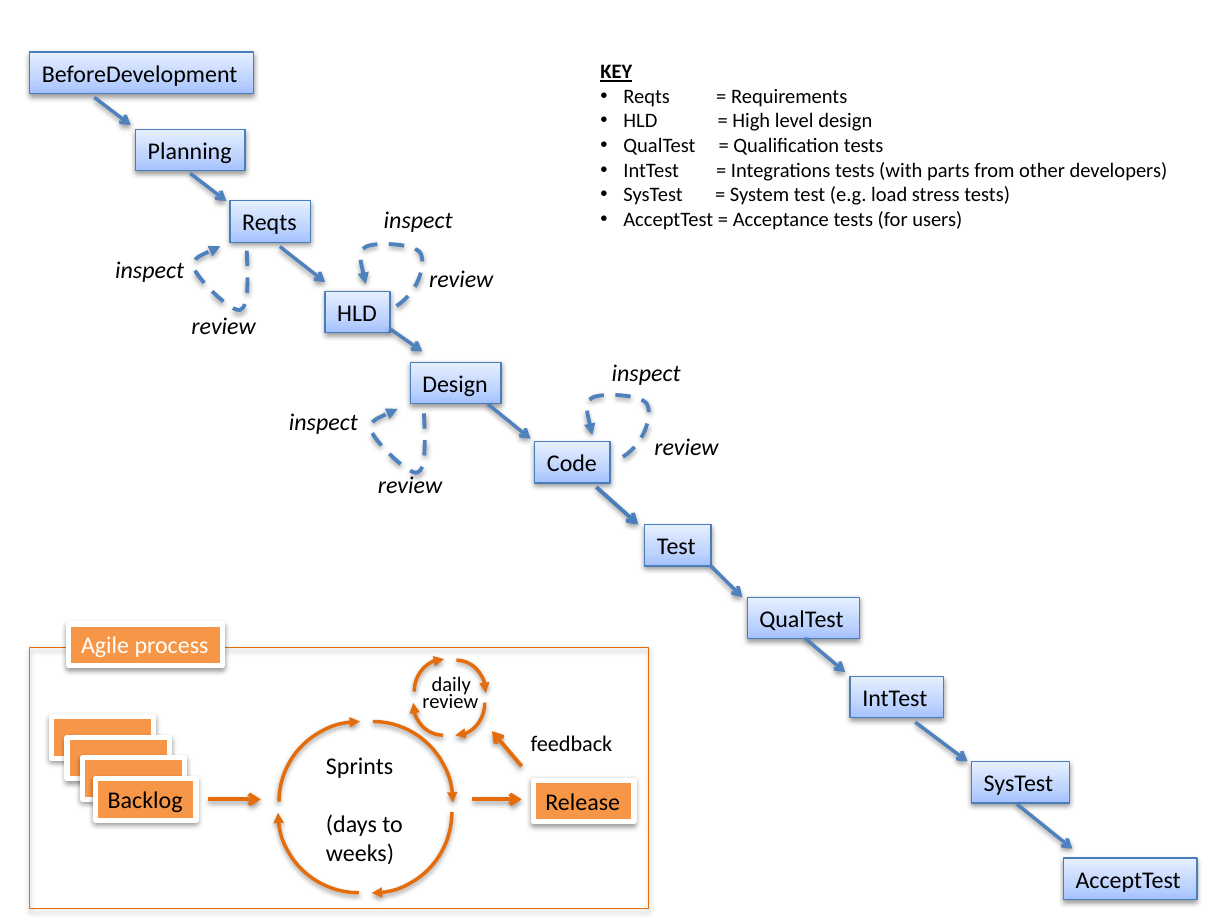
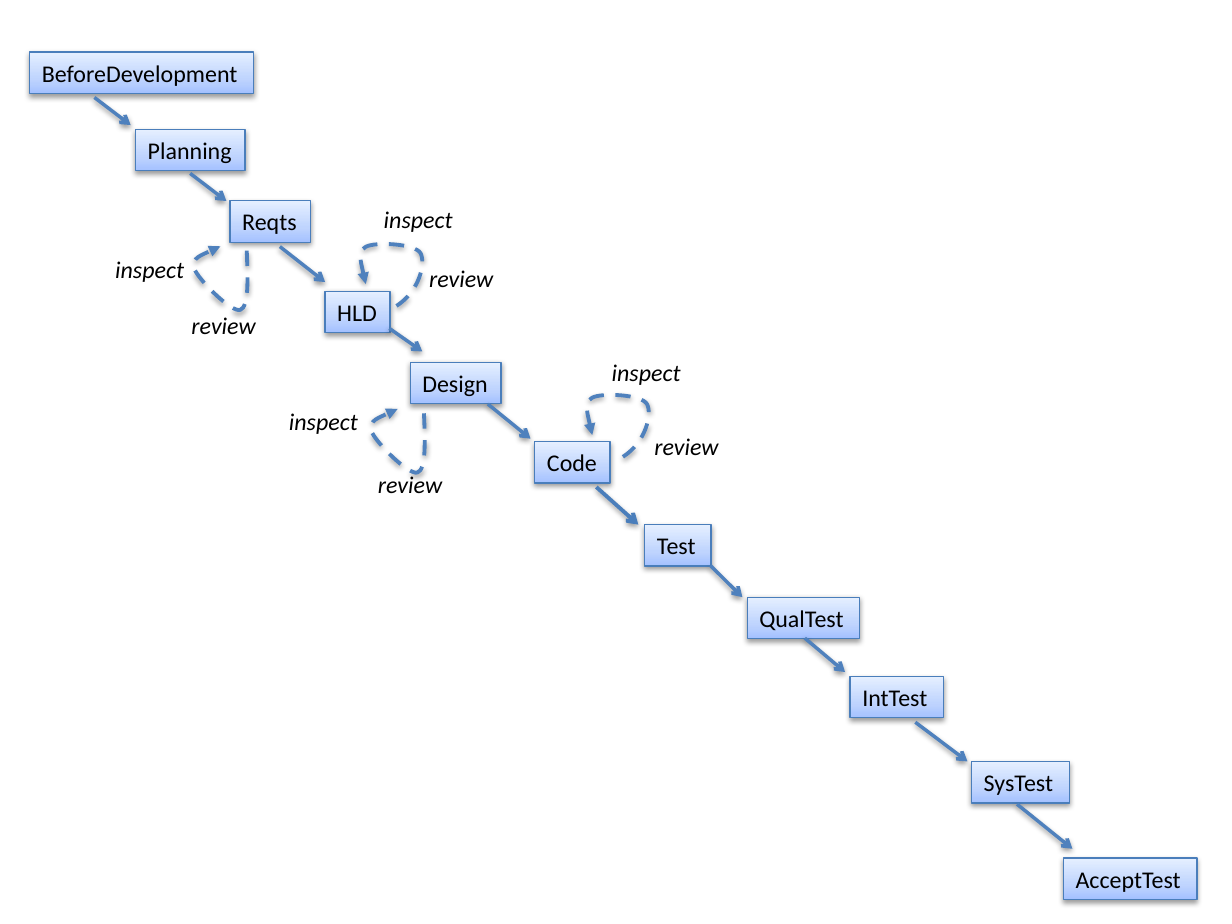
Before and after one commit to ai-se/phaseDelay, a slide deck: slide 1 of waterfall.pptx. Drawn at 1232x924 pixels with LibreOffice and Linux fonts; fonts in the diff are those of the drawing. Boxes give left, top, right and bottom in pixels: in the first picture for what was removed or moved away, otherwise in the second. Text is boxed around its words. In the diff, an @@ line names an element or a change of style, - is before the commit and + after.

```diff
--- a/waterfall.pptx
+++ b/waterfall.pptx
@@ text removed at (600, 64, 1168, 230) @@
-KEY
-• Reqts = Requirements
-• HLD = High level design
-• QualTest = Qualification tests
-• IntTest = Integrations tests (with parts from other developers)
-• SysTest = System test (e.g. load stress tests)
-• AcceptTest = Acceptance tests (for users)
@@ rectangle removed at (69, 623, 223, 665) @@
-Agile process
@@ rectangle removed at (30, 648, 649, 909) @@
@@ arc (boxed as its full ellipse) removed at (415, 659, 474, 724) @@
@@ arc (boxed as its full ellipse) removed at (413, 670, 472, 735) @@
@@ text removed at (422, 676, 478, 708) @@
-daily
-review
@@ arc (boxed as its full ellipse) removed at (426, 670, 485, 736) @@
@@ arc (boxed as its full ellipse) removed at (428, 660, 487, 726) @@
@@ rectangle removed at (52, 717, 154, 759) @@
@@ rectangle removed at (67, 738, 169, 780) @@
@@ arc (boxed as its full ellipse) removed at (278, 732, 439, 893) @@
@@ arc (boxed as its full ellipse) removed at (279, 721, 440, 881) @@
@@ arc (boxed as its full ellipse) removed at (292, 732, 452, 893) @@
@@ arc (boxed as its full ellipse) removed at (293, 722, 453, 883) @@
@@ arrow removed from (521, 766) to (492, 732) @@
@@ text removed at (531, 735, 613, 751) @@
-feedback
@@ rectangle removed at (83, 758, 185, 800) @@
@@ rectangle removed at (96, 779, 197, 821) @@
-Backlog
@@ text removed at (326, 757, 402, 864) @@
-Sprints
-(days to
-weeks)
@@ arrow removed from (208, 800) to (261, 800) @@
@@ arrow removed from (472, 800) to (521, 800) @@
@@ rectangle removed at (533, 780, 634, 822) @@
-Release
```
Also in this commit, not shown: 2 other files.
